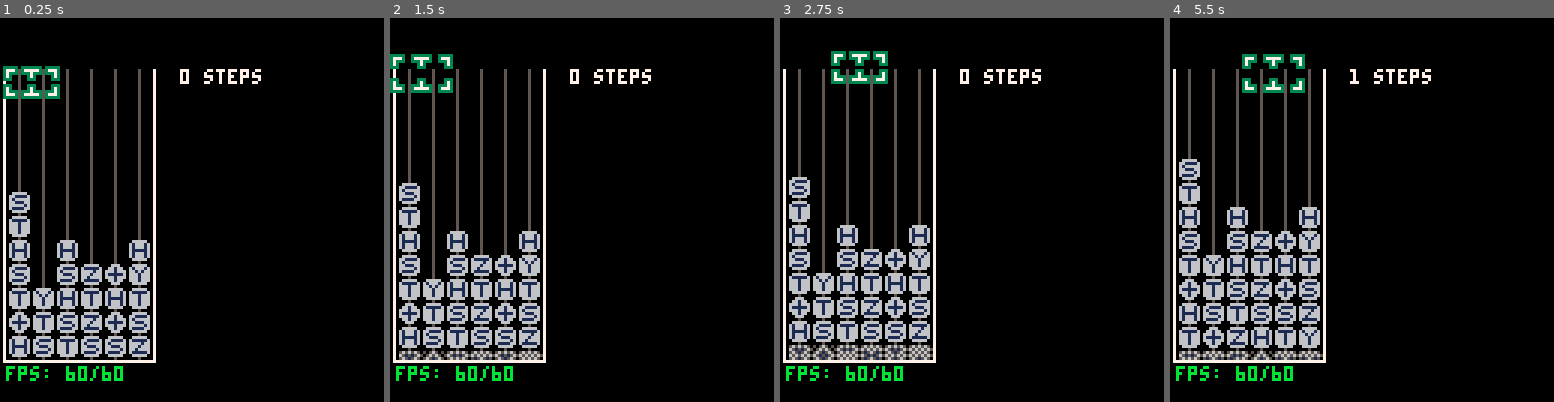
Above: before the commit, frames 1-4 (left to right).
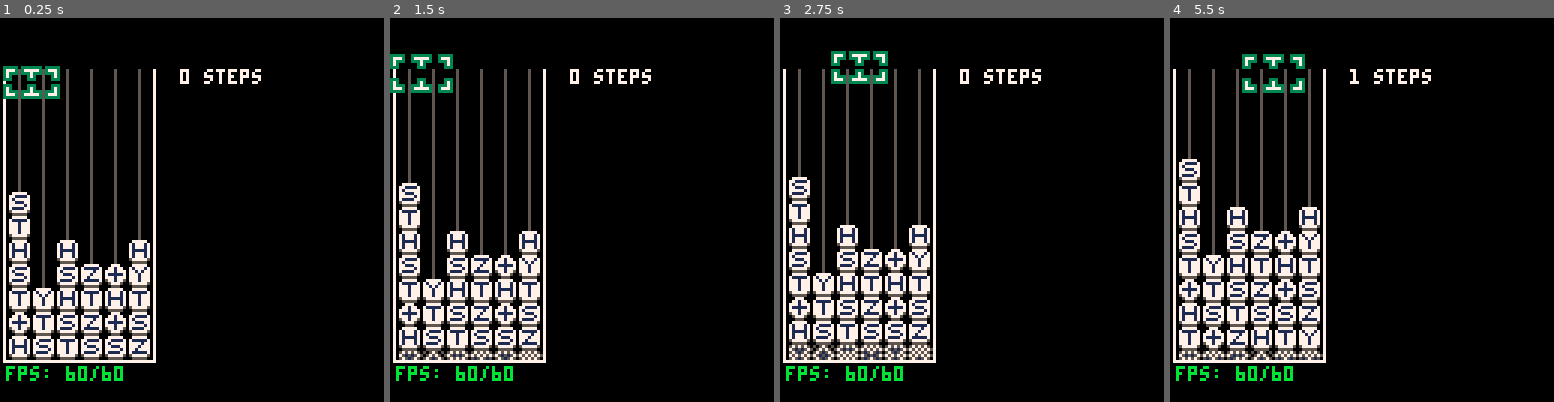
Above: after the commit, the same moments.

Repository: qniapp/quantattack
Game: PICO-8 cartridge qitaev.p8
The game is run twice, just before and just after one commit, with the same random seed, the same clock (stepped at 60 frames per second) and the same inputs.
Inputs:
- Up to frame 1 (0.25 s): no input
- Up to frame 2 (1.5 s): tap X (X key) at 0.33, 1.07 s; tap O (Z key) at 0.7 s
- Up to frame 3 (2.75 s): hold Right 1.6-2.1 s; tap O (Z key) at 1.7, 2.1, 2.5 s; tap X (X key) at 1.85 s; hold Up 2.15-2.42 s; hold Right from 2.47 s (still down)
- Up to frame 4 (5.5 s): tap O (Z key) every 0.4 s from 2.9 to 5.3 s; tap X (X key) at 2.97, 4.08, 5.2 s; release Right at 3.03 s; hold Left 3.08-3.58 s; hold Down 3.63-3.97 s; hold Right 4.02-4.68 s; hold Up 4.73-5.03 s; hold Left from 5.08 s (still down)

The runs differ from the first frame. In frame 1, 6.6% of the frame differs, in the area x 2-40%, y 45-90%; in frame 2, 6.9%; in frame 3, 7.1%; in frame 4, 8.4%, in the area x 2-40%, y 36-90%.

Commit message:
デザインを修正

Diff:
--- a/quantum_gate.lua
+++ b/quantum_gate.lua
@@ -136,17 +136,17 @@
       _state = "idle",
 
       draw = function(self, x, y)
-        if self:is_i() then return end
-
-        if self:is_cnot_x() then
+        if (self:is_i()) return
+
+        if self:is_cnot_x() and (not self:is_match()) then
+          pal(colors.white, colors.orange)
           pal(colors.light_grey, colors.brown)
-          pal(colors.dark_blue, colors.light_grey)
         end
 
         spr(self:_sprite(), x, y)
 
+        pal(colors.white, colors.white)
         pal(colors.light_grey, colors.light_grey)
-        pal(colors.dark_blue, colors.dark_blue)
       end,
 
       replace_with = function(self, other, delay_puff, delay_disappear)
Not shown, changed: 32 lines of the sprite sheet (__gfx__) section of qitaev.p8
Not shown, changed: index.js
